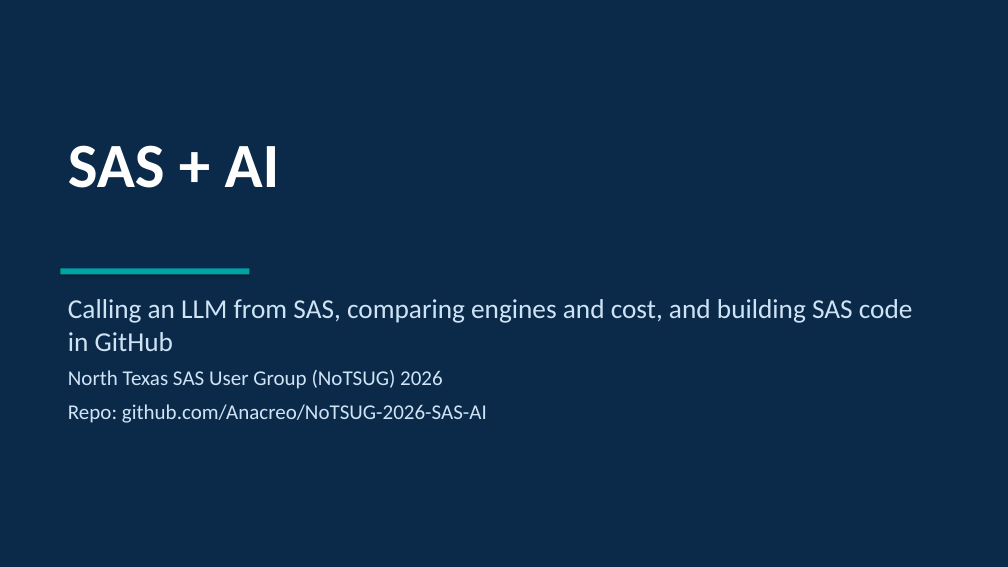
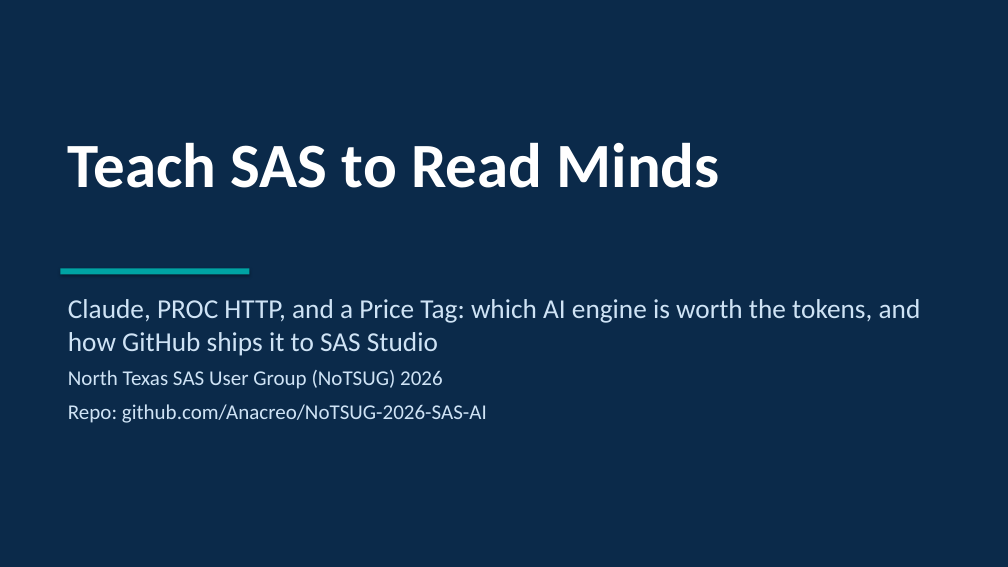
Before and after one commit to Anacreo/NoTSUG-2026-SAS-AI, a slide deck: slide 1 of presentation/NoTSUG-2026-SAS-AI.pptx. Drawn at 1008x567 pixels with LibreOffice and Linux fonts; fonts in the diff are those of the drawing. Boxes give left, top, right and bottom in pixels: in the first picture for what was removed or moved away, otherwise in the second. Text is boxed around its words. In the diff, an @@ line names an element or a change of style, - is before the commit and + after.

```diff
--- a/presentation/NoTSUG-2026-SAS-AI.pptx
+++ b/presentation/NoTSUG-2026-SAS-AI.pptx
@@ text at [68, 142, 720, 188]: text changed @@
-SAS + AI
+Teach SAS to Read Minds
@@ text at [68, 299, 921, 356]: text changed @@
-Calling an LLM from SAS, comparing engines and cost, and building SAS code in GitHub
+Claude, PROC HTTP, and a Price Tag: which AI engine is worth the tokens, and how GitHub ships it to SAS Studio
```
Also in this commit, not shown: 1 other file.
